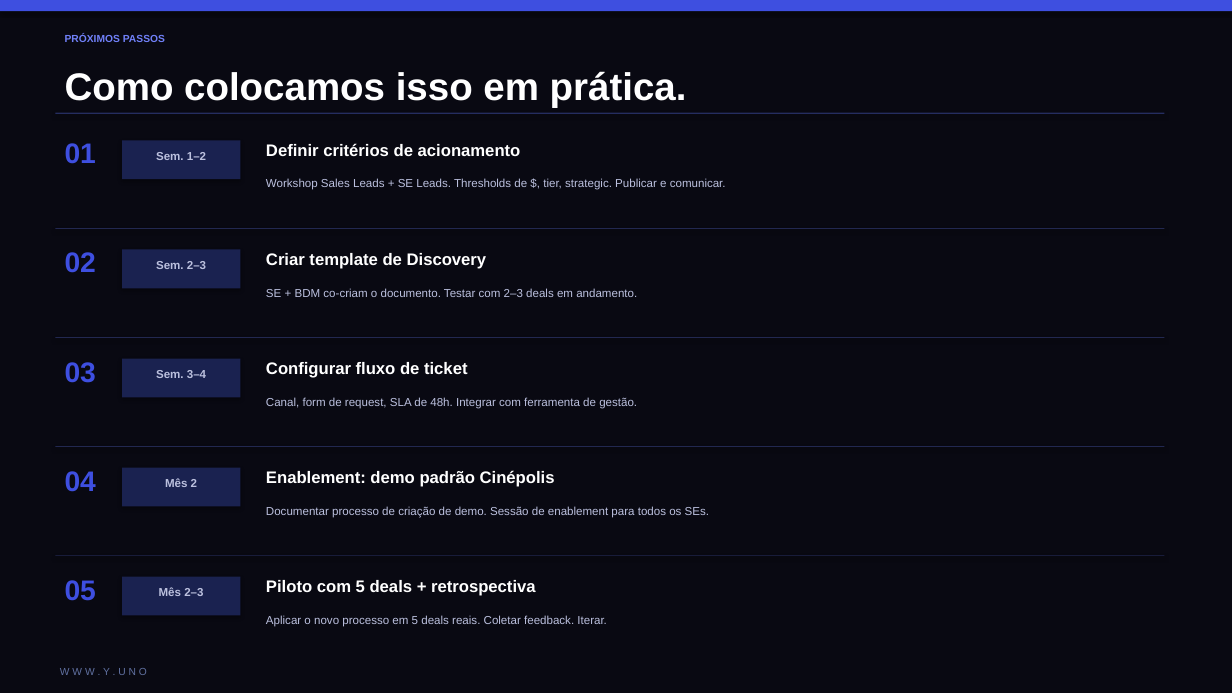
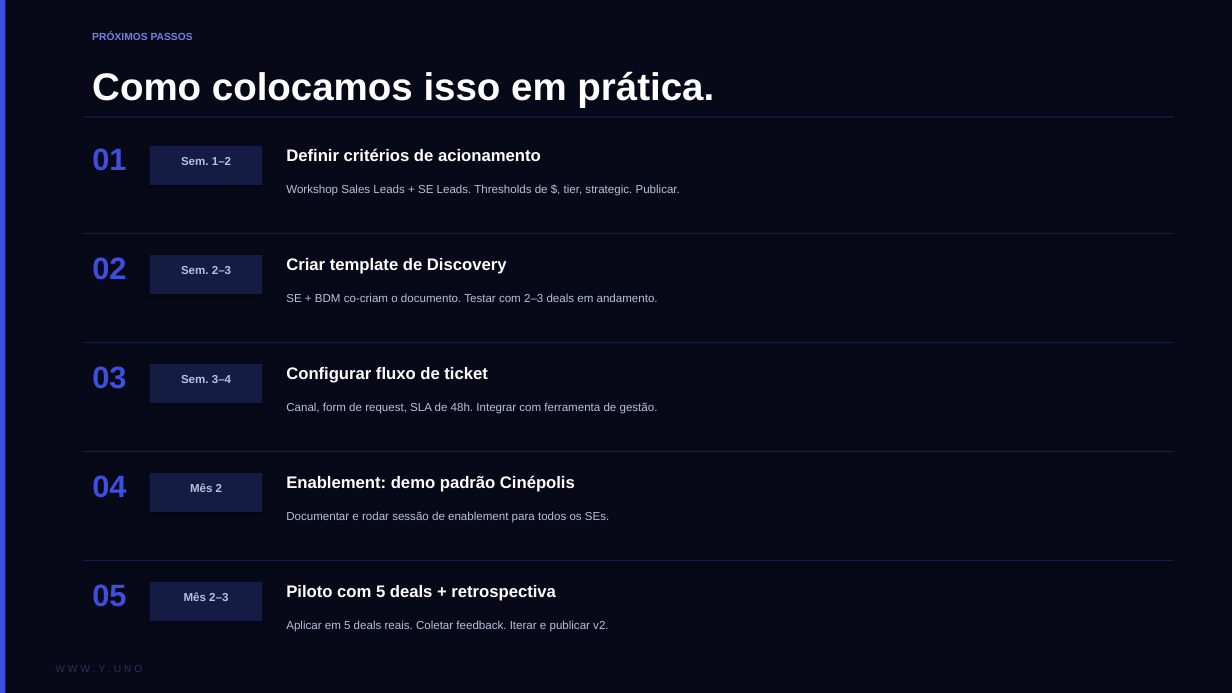
Before and after one commit to andyarapedrosa/yuno-sdk-demos, a slide deck: slide 11 of SE_Process_AsIs_ToBe.pptx. Drawn at 1232x693 pixels with LibreOffice and Linux fonts; fonts in the diff are those of the drawing. Boxes give left, top, right and bottom in pixels: in the first picture for what was removed or moved away, otherwise in the second. Text is boxed around its words. In the diff, an @@ line names an element or a change of style, - is before the commit and + after.

```diff
--- a/SE_Process_AsIs_ToBe.pptx
+++ b/SE_Process_AsIs_ToBe.pptx
@@ rectangle at box(0, 0, 1232, 693): fill #090912 to #070918 @@
@@ rectangle: place and size @@
-rectangle at box(0, 0, 1232, 11)
+rectangle at box(0, 0, 6, 693)
@@ text "PRÓXIMOS PASSOS": place and size @@
-text "PRÓXIMOS PASSOS" at box(65, 34, 165, 42)
+text "PRÓXIMOS PASSOS" at box(92, 32, 193, 40)
@@ text "PRÓXIMOS PASSOS" at box(92, 32, 193, 40): text colour #7080F8 to #7080F0 @@
@@ text "Como colocamos isso em prática.": place and size @@
-text "Como colocamos isso em prática." at box(65, 71, 687, 107)
+text "Como colocamos isso em prática." at box(92, 71, 714, 107)
@@ rectangle: place and size @@
-rectangle at box(55, 113, 1165, 114)
+rectangle at box(83, 116, 1174, 117)
@@ rectangle at box(83, 116, 1174, 117): fill #252D60 to #182048 @@
@@ rectangle: place and size @@
-rectangle at box(122, 140, 240, 179)
+rectangle at box(150, 146, 262, 185)
@@ text "Sem. 1–2": place and size @@
-text "Sem. 1–2" at box(156, 152, 206, 160)
+text "Sem. 1–2" at box(181, 157, 231, 165)
@@ text at box(286, 184, 680, 196): text changed; text colour #BBC0DE to #B8C0DC @@
-Workshop Sales Leads + SE Leads. Thresholds de $, tier, strategic. Publicar e comunicar.
+Workshop Sales Leads + SE Leads. Thresholds de $, tier, strategic. Publicar.
@@ rectangle: place and size @@
-rectangle at box(55, 228, 1165, 229)
+rectangle at box(83, 233, 1174, 234)
@@ rectangle: place and size @@
-rectangle at box(122, 250, 240, 288)
+rectangle at box(150, 255, 262, 294)
@@ text "Sem. 2–3": place and size @@
-text "Sem. 2–3" at box(156, 261, 206, 269)
+text "Sem. 2–3" at box(181, 266, 231, 274)
@@ text "SE + BDM co-criam o ...": place and size @@
-text "SE + BDM co-criam o ..." at box(266, 288, 637, 297)
+text "SE + BDM co-criam o ..." at box(286, 293, 658, 302)
@@ 5 texts: place and size @@
-5 texts at box(65, 143, 96, 601)
+5 texts at box(92, 148, 126, 607)
@@ size 22 to 24 pt in 5 elements at box(92, 148, 126, 171), box(92, 475, 126, 498), box(92, 584, 126, 607), box(92, 257, 126, 280), box(92, 366, 126, 389) @@
@@ rectangle: place and size @@
-rectangle at box(55, 337, 1165, 338)
+rectangle at box(83, 342, 1174, 343)
@@ fill #1A2250 to #141C44 in 5 elements at box(150, 146, 262, 185), box(150, 255, 262, 294), box(150, 473, 262, 512), box(150, 582, 262, 621), box(150, 364, 262, 403) @@
@@ rectangle: place and size @@
-rectangle at box(122, 359, 240, 397)
+rectangle at box(150, 364, 262, 403)
@@ text "Sem. 3–4": place and size @@
-text "Sem. 3–4" at box(156, 370, 206, 378)
+text "Sem. 3–4" at box(181, 375, 231, 383)
@@ text "Canal, form de request, SLA ...": place and size @@
-text "Canal, form de request, SLA ..." at box(266, 397, 637, 409)
+text "Canal, form de request, SLA ..." at box(286, 402, 658, 414)
@@ rectangle: place and size @@
-rectangle at box(55, 446, 1165, 447)
+rectangle at box(83, 451, 1174, 452)
@@ rectangle: place and size @@
-rectangle at box(122, 468, 240, 506)
+rectangle at box(150, 473, 262, 512)
@@ text colour #BBC0DE to #B8C0DC in 7 elements at box(286, 293, 658, 302), box(286, 402, 658, 414), box(181, 266, 231, 274), box(184, 592, 228, 601), box(181, 157, 231, 165), box(181, 375, 231, 383), box(190, 483, 222, 492) @@
@@ text "Mês 2": place and size @@
-text "Mês 2" at box(165, 478, 197, 487)
+text "Mês 2" at box(190, 483, 222, 492)
@@ text at box(286, 511, 609, 523): text changed; text colour #BBC0DE to #B8C0DC @@
-Documentar processo de criação de demo. Sessão de enablement para todos os SEs.
+Documentar e rodar sessão de enablement para todos os SEs.
@@ fill #222850 to #161E44 in 4 elements at box(83, 233, 1174, 234), box(83, 342, 1174, 343), box(83, 451, 1174, 452), box(83, 560, 1174, 561) @@
@@ rectangle: place and size @@
-rectangle at box(55, 555, 1165, 556)
+rectangle at box(83, 560, 1174, 561)
@@ rectangle: place and size @@
-rectangle at box(122, 577, 240, 616)
+rectangle at box(150, 582, 262, 621)
@@ text "Mês 2–3": place and size @@
-text "Mês 2–3" at box(159, 587, 203, 596)
+text "Mês 2–3" at box(184, 592, 228, 601)
@@ 5 texts: place and size @@
-5 texts at box(266, 143, 555, 596)
+5 texts at box(286, 148, 575, 601)
@@ text at box(286, 620, 608, 632): text changed; text colour #BBC0DE to #B8C0DC @@
-Aplicar o novo processo em 5 deals reais. Coletar feedback. Iterar.
+Aplicar em 5 deals reais. Coletar feedback. Iterar e publicar v2.
@@ text "W W W . Y ..." at box(55, 665, 142, 672): text colour #6070A0 to #2A3260 @@
```
Also in this commit, not shown: 11 other slides changed.
